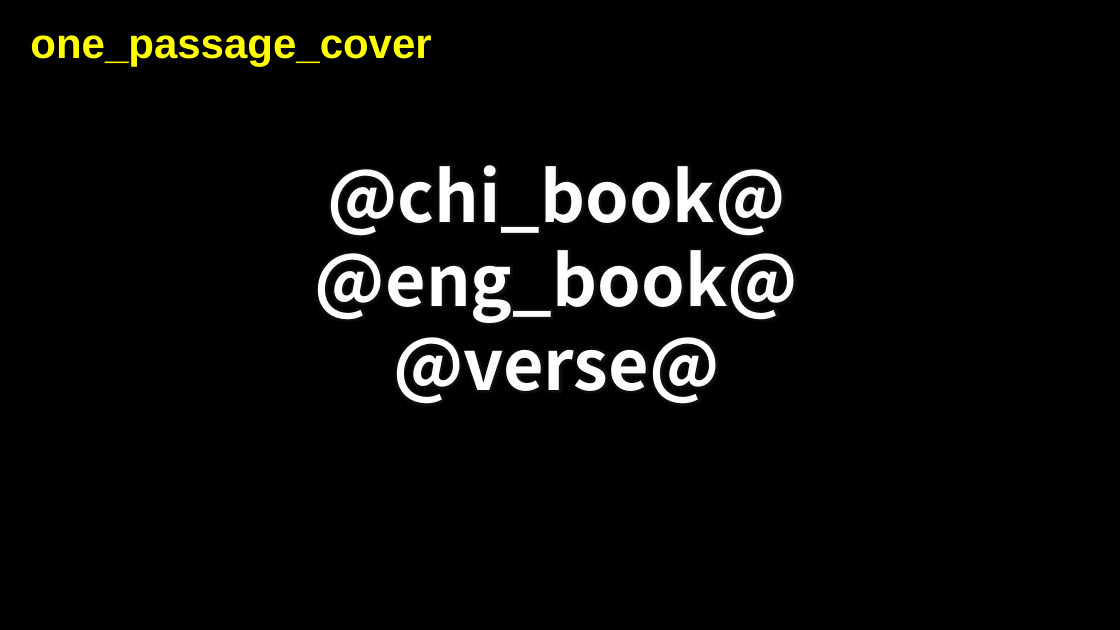
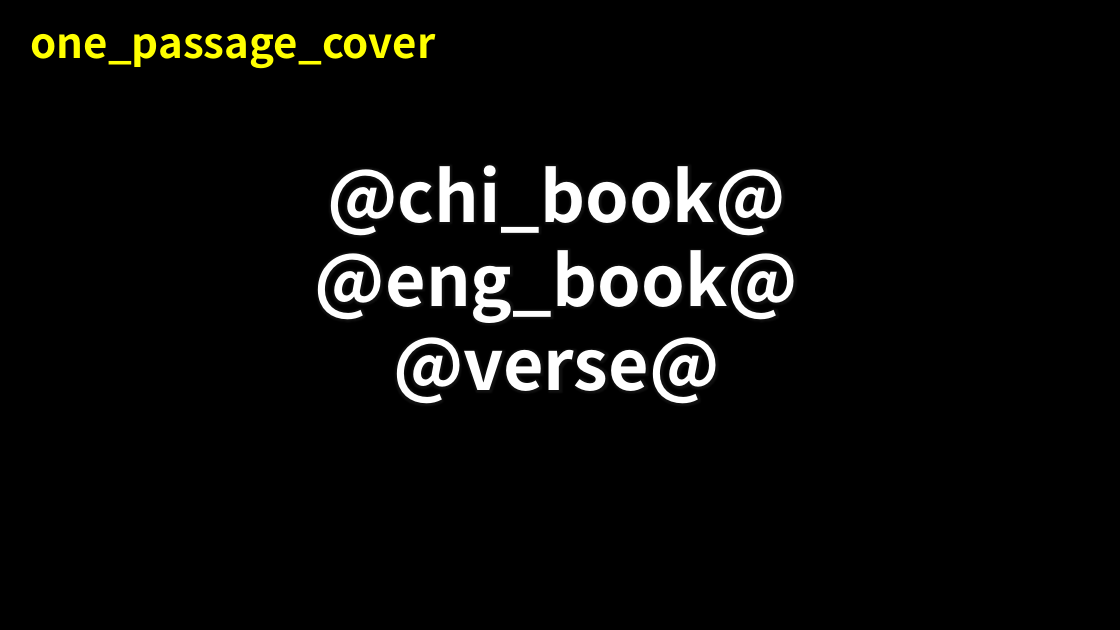
Before and after one commit to DrakonDarquesse/bvpg, a slide deck: slide 1 of api/template/passage_template.pptx. Drawn at 1120x630 pixels with LibreOffice and Linux fonts; fonts in the diff are those of the drawing. Boxes give left, top, right and bottom in pixels: in the first picture for what was removed or moved away, otherwise in the second. Text is boxed around its words. In the diff, an @@ line names an element or a change of style, - is before the commit and + after.

```diff
--- a/api/template/passage_template.pptx
+++ b/api/template/passage_template.pptx
@@ title "one_passage_cover" at [30,34,435,68]: font Arial to Noto Sans CJK SC @@
```
Also in this commit, not shown: 1 other slide changed, 1 slide removed, 1 other file.
